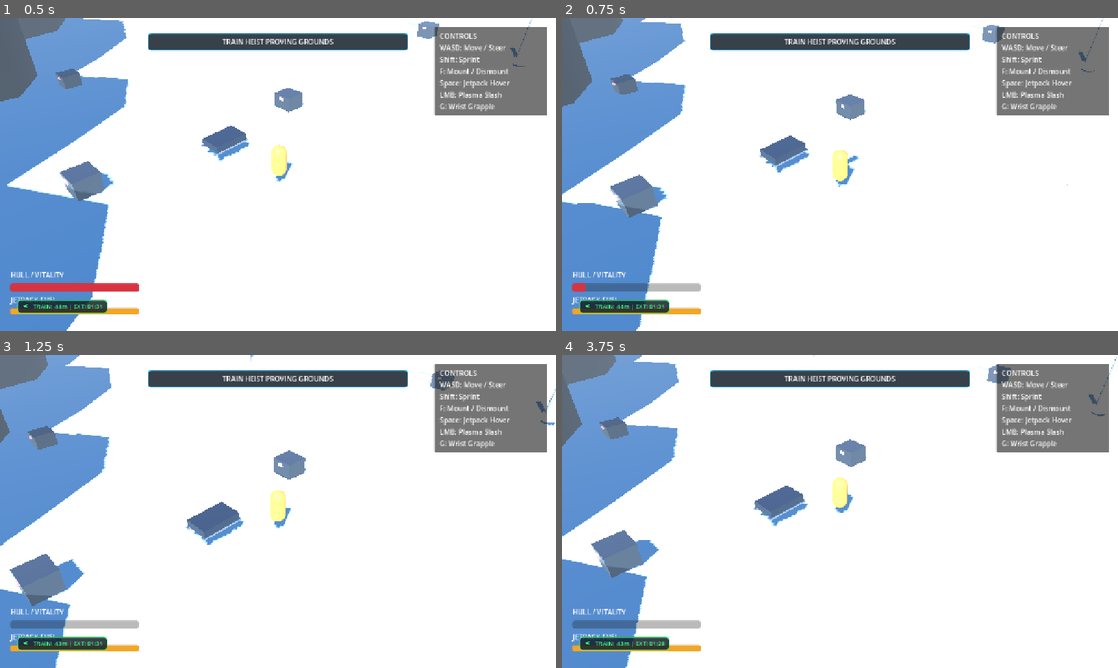
Above: before the commit, frames 1-4 (two rows, left to right).
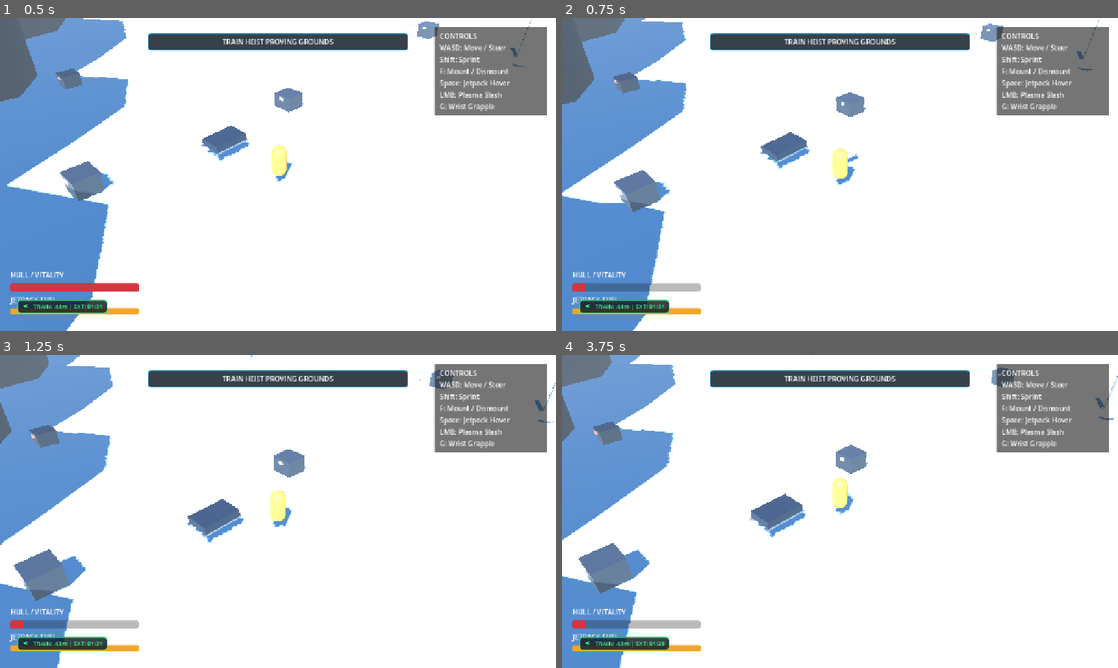
Above: after the commit, the same moments.

Repository: mcintalmo/drift
Game: Godot game, scene res://scenes/world/ActiveTrainHeistSector.tscn
Two runs of this game, one before a commit and one after it. Both use one fixed random seed, a clock stepped at 60 frames per second and the inputs below. This scene is started directly instead of the project's main scene.
Inputs (mouse positions are in pixels of both pictures, inside the frame that each line leads up to):
- Up to frame 1 (0.5 s): no input
- Up to frame 2 (0.75 s): tap Enter (ui_accept) at 0.5 s; move the mouse to (812, 237) at 0.52 s; hold W (accelerate) from 0.53 s (still down); click (812, 237) at 0.6 s
- Up to frame 3 (1.25 s): keep holding W (accelerate); tap Enter (ui_accept) at 0.77 s
- Up to frame 4 (3.75 s): release W (accelerate) at 1.25 s; drag from (1006, 558) to (812, 574) at 1.27 s; move the mouse to (673, 464) at 2.02 s; hold Q (pilot_lean_left) 2.03-2.75 s; tap G (pilot_wrist_grapple) at 2.1 s; tap Enter (ui_accept) at 2.75, 3.5 s; drag from (867, 511) to (673, 464) at 2.77 s; move the mouse to (756, 433) at 3.52 s; hold S (brake_reverse) from 3.53 s (still down); hold R (winch_reel) from 3.53 s (still down)

Frame 1 is identical in both runs. In frame 2, 2.1% of the frame differs, in the area x 0-98%, y 0-100%; in frame 3, 1.9%; in frame 4, 4.6%, in the area x 0-100%, y 0-100%.

Commit message:
Fix moving train roof physical interaction using platform delta synchronization

Diff:
--- a/scripts/entities/world/moving_train.gd
+++ b/scripts/entities/world/moving_train.gd
@@ -144,11 +144,7 @@
 		car.visible = is_car_active
 		car.process_mode = Node.PROCESS_MODE_INHERIT if is_car_active else Node.PROCESS_MODE_DISABLED
 
-		if car.is_inside_tree():
-			car.global_position = center_pos
-		else:
-			car.position = center_pos
-		car.rotation = Vector3(pitch_x, rot_y, 0.0)
+		car.set_platform_transform(center_pos, Vector3(pitch_x, rot_y, 0.0), _delta)
 
 ## Returns estimated time remaining in seconds until the train enters the exit tunnel
 func get_time_until_extraction_seconds() -> float:
--- a/scripts/entities/world/train_car.gd
+++ b/scripts/entities/world/train_car.gd
@@ -21,6 +21,12 @@
 var forward_speed_ms: float = 0.0
 var distance_along_track: float = 0.0
 var is_coasting: bool = false
+
+# Real-time platform kinematics for riding characters
+var prev_global_pos: Vector3 = Vector3.ZERO
+var delta_displacement: Vector3 = Vector3.ZERO
+var delta_yaw_rad: float = 0.0
+var prev_yaw_rad: float = 0.0
 
 # Sub-nodes
 @onready var coupler_health_comp: HealthComponent = get_node_or_null("CouplerHealthComponent") as HealthComponent
@@ -61,6 +67,25 @@
 		# Decoupled car gradually coasts to a halt along rails
 		forward_speed_ms = maxf(0.0, forward_speed_ms - 4.5 * delta)
 		distance_along_track += forward_speed_ms * delta
+
+## Sets platform position and orientation while tracking exact displacement delta for characters
+func set_platform_transform(new_pos: Vector3, new_rot: Vector3, delta: float) -> void:
+	if prev_global_pos != Vector3.ZERO and delta > 0.0:
+		delta_displacement = new_pos - prev_global_pos
+		delta_yaw_rad = wrapf(new_rot.y - prev_yaw_rad, -PI, PI)
+		forward_speed_ms = delta_displacement.length() / delta
+	else:
+		delta_displacement = Vector3.ZERO
+		delta_yaw_rad = 0.0
+
+	prev_global_pos = new_pos
+	prev_yaw_rad = new_rot.y
+
+	if is_inside_tree():
+		global_position = new_pos
+	else:
+		position = new_pos
+	rotation = new_rot
 
 ## Precision Stealth Plasma Torch Channel (Continuous welding interaction)
 func interact_plasma_torch(player: Node3D, donut: Node) -> void:
--- a/scripts/state_machine/pilot_states/pilot_walking_state.gd
+++ b/scripts/state_machine/pilot_states/pilot_walking_state.gd
@@ -10,8 +10,13 @@
 	if not pilot:
 		return
 
-	# Check jetpack trigger
+	var riding_car: TrainCar = _get_riding_train_car()
+
+	# Check jetpack / jump trigger
 	if Input.is_action_pressed(&"pilot_jump_jetpack") and jetpack and jetpack.has_fuel():
+		if riding_car and delta > 0.0:
+			# Impart full train platform momentum when launching off the moving roof
+			pilot.velocity += (riding_car.delta_displacement / delta)
 		transition_requested.emit(&"JetpackState")
 		return
 
@@ -66,8 +71,6 @@
 		cam_right = cam_right.normalized()
 
 		var intended_move_dir: Vector3 = ((cam_right * input_dir.x) + (cam_forward * input_dir.y)).normalized()
-
-		# Compute character's local right shoulder vector based on active movement direction
 		var char_right: Vector3 = Vector3(-intended_move_dir.z, 0.0, intended_move_dir.x).normalized()
 
 		# Imbalance lateral veer (only active when weight is laterally off-center)
@@ -77,39 +80,53 @@
 		actual_move_vec = (intended_move_dir + body_imbalance_pull).normalized()
 		pilot.rotation.y = lerp_angle(pilot.rotation.y, atan2(-actual_move_vec.x, -actual_move_vec.z), 14.0 * delta)
 
-	# 2. Moving Platform Velocity Query (Train Roof & Sled Coupling)
-	var platform_vel: Vector3 = _get_current_platform_velocity()
-	var is_on_moving_platform: bool = platform_vel.length_squared() > 0.5
-
-	# 3. Locomotion Kinematics & Momentum Preservation
-	if not pilot.is_on_floor() and not is_on_moving_platform:
-		# AIRBORNE (Ballistic trajectory from dismount, jump, or ramp)
+	# 2. Moving Train Platform Delta Kinematics
+	if riding_car:
+		# Delta carry with moving train platform
+		if delta > 0.0:
+			pilot.global_position += riding_car.delta_displacement
+			if absf(riding_car.delta_yaw_rad) > 0.00001:
+				pilot.rotate_y(riding_car.delta_yaw_rad)
+
+		# Relative locomotion along moving train roof
 		if input_dir.length() > 0.05:
-			pilot.velocity.x += actual_move_vec.x * 12.0 * delta
-			pilot.velocity.z += actual_move_vec.z * 12.0 * delta
-		# Low aerodynamic drag preserves high-speed dismount momentum
-		pilot.velocity.x = move_toward(pilot.velocity.x, 0.0, 0.8 * delta)
-		pilot.velocity.z = move_toward(pilot.velocity.z, 0.0, 0.8 * delta)
-		pilot.velocity.y -= 9.81 * delta
-	else:
-		# ON GROUND OR STANDING ON MOVING TRAIN/SLED ROOF PLATFORM
-		if input_dir.length() > 0.05:
-			var target_vx: float = platform_vel.x + (actual_move_vec.x * move_speed)
-			var target_vz: float = platform_vel.z + (actual_move_vec.z * move_speed)
-			pilot.velocity.x = move_toward(pilot.velocity.x, target_vx, 30.0 * delta)
-			pilot.velocity.z = move_toward(pilot.velocity.z, target_vz, 30.0 * delta)
+			var target_vx: float = actual_move_vec.x * move_speed
+			var target_vz: float = actual_move_vec.z * move_speed
+			pilot.velocity.x = move_toward(pilot.velocity.x, target_vx, 25.0 * delta)
+			pilot.velocity.z = move_toward(pilot.velocity.z, target_vz, 25.0 * delta)
 		else:
-			# Firm coupling to platform: standing on moving roof travels seamlessly with train
-			pilot.velocity.x = move_toward(pilot.velocity.x, platform_vel.x, 35.0 * delta)
-			pilot.velocity.z = move_toward(pilot.velocity.z, platform_vel.z, 35.0 * delta)
-
-		if is_on_moving_platform:
-			pilot.velocity.y = platform_vel.y
-		else:
-			pilot.velocity.y = 0.0
-
+			# Standing still relative to roof
+			pilot.velocity.x = move_toward(pilot.velocity.x, 0.0, 30.0 * delta)
+			pilot.velocity.z = move_toward(pilot.velocity.z, 0.0, 30.0 * delta)
+
+		pilot.velocity.y = -3.5 # Downward floor snap
 		if jetpack:
 			jetpack.process_jetpack(delta, false, true, Vector3.ZERO)
+
+	else:
+		# 3. Ground / Airborne Locomotion (Off Train)
+		if not pilot.is_on_floor():
+			# Airborne ballistic trajectory
+			if input_dir.length() > 0.05:
+				pilot.velocity.x += actual_move_vec.x * 12.0 * delta
+				pilot.velocity.z += actual_move_vec.z * 12.0 * delta
+			pilot.velocity.x = move_toward(pilot.velocity.x, 0.0, 0.8 * delta)
+			pilot.velocity.z = move_toward(pilot.velocity.z, 0.0, 0.8 * delta)
+			pilot.velocity.y -= 9.81 * delta
+		else:
+			# On ground snow
+			if input_dir.length() > 0.05:
+				var target_vx: float = actual_move_vec.x * move_speed
+				var target_vz: float = actual_move_vec.z * move_speed
+				pilot.velocity.x = move_toward(pilot.velocity.x, target_vx, 18.0 * delta)
+				pilot.velocity.z = move_toward(pilot.velocity.z, target_vz, 18.0 * delta)
+			else:
+				pilot.velocity.x = move_toward(pilot.velocity.x, 0.0, 10.0 * delta)
+				pilot.velocity.z = move_toward(pilot.velocity.z, 0.0, 10.0 * delta)
+
+			pilot.velocity.y = 0.0
+			if jetpack:
+				jetpack.process_jetpack(delta, false, true, Vector3.ZERO)
 
 	# 4. Procedural Torso Lean:
 	var visual_model: Node3D = pilot.get_node_or_null("VisualModel") as Node3D
@@ -122,24 +139,23 @@
 
 	pilot.move_and_slide()
 
-## Resolves moving train roof or sled platform velocity beneath the pilot's feet
-func _get_current_platform_velocity() -> Vector3:
-	if not pilot:
-		return Vector3.ZERO
+## Detects if the pilot is standing on or riding a TrainCar
+func _get_riding_train_car() -> TrainCar:
+	if not pilot or not pilot.is_inside_tree():
+		return null
 
 	# 1. Check direct slide collisions on floor
 	if pilot.is_on_floor():
 		for i: int in range(pilot.get_slide_collision_count()):
 			var col: KinematicCollision3D = pilot.get_slide_collision(i)
-			if col.get_normal().y > 0.4:
+			if col.get_normal().y > 0.3:
 				var collider: Object = col.get_collider()
-				if collider:
-					var train_vel: Vector3 = _extract_body_velocity(collider)
-					if train_vel.length_squared() > 0.01:
-						return train_vel
-
-	# 2. Downward probe raycast to detect moving roof or sled underneath (within 1.2m)
-	var space_state: PhysicsDirectSpaceState3D = pilot.get_world_3d().direct_space_state if pilot.is_inside_tree() else null
+				var car: TrainCar = _find_train_car(collider)
+				if car:
+					return car
+
+	# 2. Downward probe raycast (within 1.2m below feet)
+	var space_state: PhysicsDirectSpaceState3D = pilot.get_world_3d().direct_space_state
 	if space_state:
 		var start: Vector3 = pilot.global_position + Vector3(0, 0.4, 0)
 		var end: Vector3 = pilot.global_position + Vector3(0, -1.2, 0)
@@ -148,32 +164,37 @@
 		var res: Dictionary = space_state.intersect_ray(query)
 		if not res.is_empty():
 			var collider: Object = res.get("collider")
-			if collider:
-				var train_vel: Vector3 = _extract_body_velocity(collider)
-				if train_vel.length_squared() > 0.01:
-					return train_vel
-
-	return pilot.get_platform_velocity()
-
-func _extract_body_velocity(collider: Object) -> Vector3:
+			var car: TrainCar = _find_train_car(collider)
+			if car:
+				return car
+
+	# 3. Proximity check within train car roof local bounding box
+	var convoy: Array[Node] = pilot.get_tree().get_nodes_in_group(&"train_convoy")
+	for node: Node in convoy:
+		if node is TrainCar and node.visible:
+			var car: TrainCar = node as TrainCar
+			var local_pos: Vector3 = car.global_transform.affine_inverse() * pilot.global_position
+			# Boxcar bounds: X in [-1.8, 1.8], Z in [-4.8, 4.8], Y in [0.0, 4.8]
+			if absf(local_pos.x) <= 1.8 and absf(local_pos.z) <= 4.8 and local_pos.y >= 0.0 and local_pos.y <= 4.8:
+				return car
+
+	return null
+
+func _find_train_car(collider: Object) -> TrainCar:
 	if not collider or not (collider is Node):
-		return Vector3.ZERO
+		return null
 	var cur: Node = collider as Node
 	var depth: int = 0
 	while cur and depth < 6:
 		if cur is TrainCar:
-			var car: TrainCar = cur as TrainCar
-			var fwd: Vector3 = -car.global_transform.basis.z.normalized() if car.is_inside_tree() else -car.transform.basis.z.normalized()
-			return fwd * car.forward_speed_ms
-		if cur is MovingTrain:
-			var train: MovingTrain = cur as MovingTrain
-			var fwd: Vector3 = -train.global_transform.basis.z.normalized() if train.is_inside_tree() else -train.transform.basis.z.normalized()
-			return fwd * train.current_speed_ms
-		if cur is CharacterBody3D and cur.is_in_group(&"player_sled"):
-			var drift_comp: Node = cur.get_node_or_null("InertialDriftComponent")
-			if drift_comp and "velocity_3d" in drift_comp:
-				return drift_comp.get("velocity_3d")
-			return (cur as CharacterBody3D).velocity
+			return cur as TrainCar
 		cur = cur.get_parent()
 		depth += 1
+	return null
+
+func _extract_body_velocity(collider: Object) -> Vector3:
+	var car: TrainCar = _find_train_car(collider)
+	if car:
+		var fwd: Vector3 = -car.global_transform.basis.z.normalized() if car.is_inside_tree() else -car.transform.basis.z.normalized()
+		return fwd * car.forward_speed_ms
 	return Vector3.ZERO
